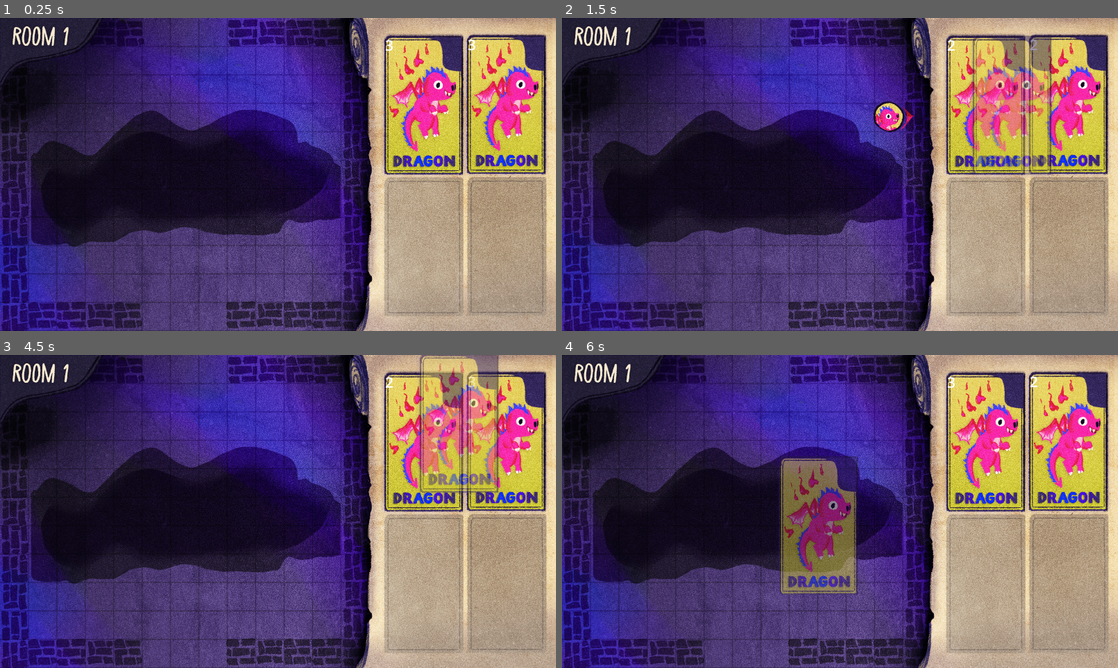
Above: before the commit, frames 1-4 (two rows, left to right).
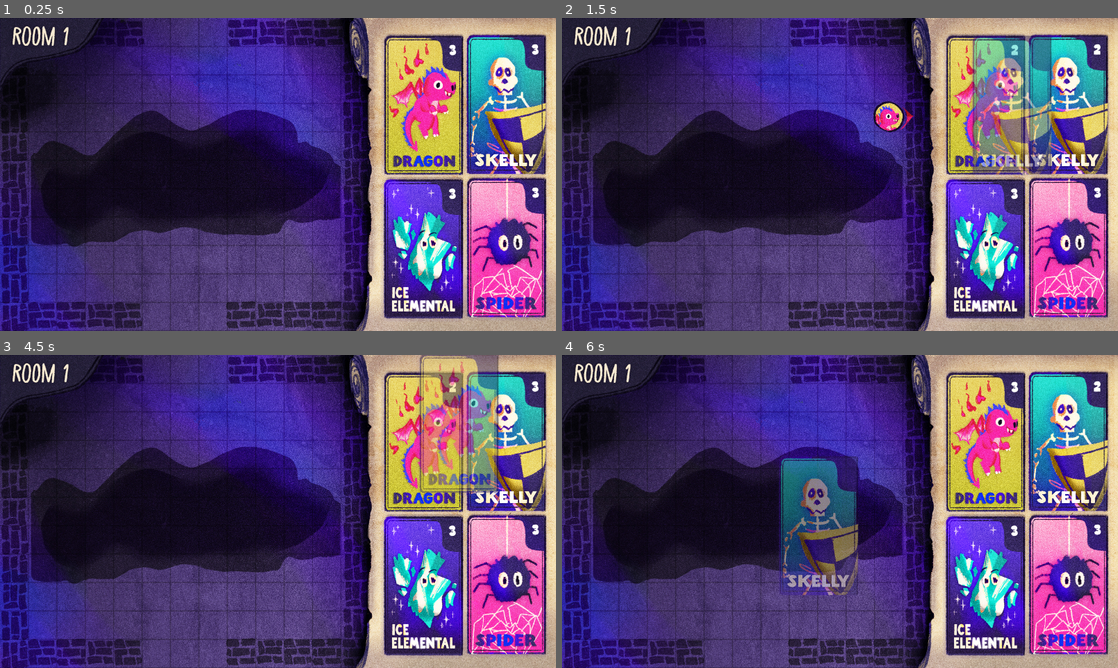
Above: after the commit, the same moments.

Repository: 20akshay00/LudumDare55
Game: Godot game, scene res://scenes/world.tscn
The game is run twice, just before and just after one commit, with the same random seed, the same clock (stepped at 60 frames per second) and the same inputs.
Inputs (mouse positions are in pixels of both pictures, inside the frame that each line leads up to):
- Up to frame 1 (0.25 s): no input
- Up to frame 2 (1.5 s): tap Enter at 0.5 s; drag from (984, 105) to (895, 105) at 0.52 s; tap Space at 1.25 s; drag from (1067, 105) to (895, 105) at 1.27 s
- Up to frame 3 (4.5 s): tap Enter at 2, 3.5 s; move the mouse to (328, 455) at 2.02 s; press the mouse at (328, 455) at 2.03 s; right-click (328, 455) at 2.3 s; release the mouse at (328, 455) at 2.75 s; tap Space at 2.75, 4.25 s; drag from (305, 511) to (505, 442) at 2.77 s; move the mouse to (194, 433) at 3.52 s; press the mouse at (194, 433) at 3.53 s; right-click (194, 433) at 3.8 s; release the mouse at (194, 433) at 4.25 s; drag from (400, 495) to (505, 442) at 4.27 s
- Up to frame 4 (6 s): move the mouse to (1090, 386) at 5.02 s; press the mouse at (1090, 386) at 5.03 s; right-click (1090, 386) at 5.3 s; release the mouse at (1090, 386) at 5.75 s; drag from (895, 442) to (728, 527) at 5.77 s

The runs differ from the first frame. In frame 1, 19% of the frame differs, in the area x 68-99%, y 5-97%; in frame 2, 23%; in frame 3, 19%; in frame 4, 24%, in the area x 39-99%, y 5-97%.

Commit message:
add font

Diff:
--- a/project.godot
+++ b/project.godot
@@ -24,6 +24,7 @@
 window/size/viewport_width=1920
 window/size/viewport_height=1080
 window/stretch/mode="viewport"
+mouse_cursor/custom_image="res://assets/art/cursor/default.png"
 
 [input]
 
--- a/scenes/arena.gd
+++ b/scenes/arena.gd
@@ -22,7 +22,6 @@
 		return false
 	return grid[tile]["can_place"] and (grid[tile]["object"] == null)
 
-
 func is_cell_out_of_bounds(tile: Vector2i) -> bool:
 	return not get_cell_tile_data(0, tile)
 
--- a/scenes/card_ui/card_ui.gd
+++ b/scenes/card_ui/card_ui.gd
@@ -12,6 +12,10 @@
 @export var creature_scene: PackedScene
 @export var slot: Control
 
+@onready var cursor_default = load("res://assets/art/cursor/default.png")
+@onready var cursor_grab = load("res://assets/art/cursor/grab.png")
+@onready var cursor_open = load("res://assets/art/cursor/open.png")
+
 func _ready() -> void:
 	state_machine.init(self)
 
@@ -22,9 +26,13 @@
 	state_machine.on_gui_input(event)
 
 func _on_mouse_entered() -> void:
+	Input.set_custom_mouse_cursor(cursor_open)
+	if Input.is_action_pressed("left_mouse"):
+		Input.set_custom_mouse_cursor(cursor_grab)
 	state_machine.on_mouse_entered()
 
 func _on_mouse_exited() -> void:
+	Input.set_custom_mouse_cursor(cursor_default)
 	state_machine.on_mouse_exited()
 
 func _on_drop_point_detector_body_entered(body: Node2D) -> void:
--- /dev/null
+++ b/scenes/summons/elemental.gd
@@ -0,0 +1,22 @@
+extends CharacterBody2D
+
+@export var summon_name: String = "elemental"
+@export var slot: Slot
+var direction := Vector2(1, 0)
+@onready var sprite := $Sprite2D
+@onready var arrow := $Arrow
+
+func _ready() -> void:
+	arrow.rotation = direction.angle() - PI/2
+
+func _on_area_2d_input_event(viewport: Node, event: InputEvent, shape_idx: int) -> void:
+	if event is InputEventMouseButton:
+			if event.is_action_pressed("left_mouse"):
+				direction = direction.rotated(PI/2)
+				arrow.rotation = direction.angle() - PI/2
+				#sprite.flip_v = (direction.x == -1)
+
+			elif event.is_action_pressed("right_mouse"):
+				Events.token_removed.emit(get_global_mouse_position())
+				slot.add_card()
+				queue_free()
--- /dev/null
+++ b/scenes/summons/elemental.tscn
@@ -0,0 +1,35 @@
+[gd_scene load_steps=6 format=3 uid="uid://xonftv2s7opb"]
+
+[ext_resource type="Script" path="res://scenes/summons/elemental.gd" id="1_1fg4k"]
+[ext_resource type="Texture2D" uid="uid://cquxpd4skmst5" path="res://assets/art/tokens/elemental.png" id="2_6mpay"]
+[ext_resource type="Texture2D" uid="uid://h1qv4c07lkm2" path="res://assets/art/tokens/arrow.png" id="3_5rnpx"]
+
+[sub_resource type="CircleShape2D" id="CircleShape2D_cv58r"]
+resource_local_to_scene = true
+radius = 51.0392
+
+[sub_resource type="CircleShape2D" id="CircleShape2D_emt5m"]
+radius = 53.0094
+
+[node name="Elemental" type="CharacterBody2D"]
+script = ExtResource("1_1fg4k")
+
+[node name="Sprite2D" type="Sprite2D" parent="."]
+texture = ExtResource("2_6mpay")
+
+[node name="CollisionShape2D" type="CollisionShape2D" parent="."]
+shape = SubResource("CircleShape2D_cv58r")
+
+[node name="Area2D" type="Area2D" parent="."]
+
+[node name="CollisionShape2D" type="CollisionShape2D" parent="Area2D"]
+shape = SubResource("CircleShape2D_emt5m")
+
+[node name="Arrow" type="Node2D" parent="."]
+rotation = -1.5708
+
+[node name="ArrowSprite" type="Sprite2D" parent="Arrow"]
+position = Vector2(2, 89)
+texture = ExtResource("3_5rnpx")
+
+[connection signal="input_event" from="Area2D" to="." method="_on_area_2d_input_event"]
--- /dev/null
+++ b/scenes/summons/skeleton.gd
@@ -0,0 +1,22 @@
+extends CharacterBody2D
+
+@export var summon_name: String = "skeleton"
+@export var slot: Slot
+var direction := Vector2(1, 0)
+@onready var sprite := $Sprite2D
+@onready var arrow := $Arrow
+
+func _ready() -> void:
+	arrow.rotation = direction.angle() - PI/2
+
+func _on_area_2d_input_event(viewport: Node, event: InputEvent, shape_idx: int) -> void:
+	if event is InputEventMouseButton:
+			if event.is_action_pressed("left_mouse"):
+				direction = direction.rotated(PI/2)
+				arrow.rotation = direction.angle() - PI/2
+				#sprite.flip_v = (direction.x == -1)
+
+			elif event.is_action_pressed("right_mouse"):
+				Events.token_removed.emit(get_global_mouse_position())
+				slot.add_card()
+				queue_free()
--- /dev/null
+++ b/scenes/summons/skeleton.tscn
@@ -0,0 +1,35 @@
+[gd_scene load_steps=6 format=3 uid="uid://hbaj6dbfqb4"]
+
+[ext_resource type="Script" path="res://scenes/summons/skeleton.gd" id="1_sdqxa"]
+[ext_resource type="Texture2D" uid="uid://u8f50egqug2r" path="res://assets/art/tokens/skeleton.png" id="2_5matv"]
+[ext_resource type="Texture2D" uid="uid://h1qv4c07lkm2" path="res://assets/art/tokens/arrow.png" id="3_0xav5"]
+
+[sub_resource type="CircleShape2D" id="CircleShape2D_cv58r"]
+resource_local_to_scene = true
+radius = 51.0392
+
+[sub_resource type="CircleShape2D" id="CircleShape2D_emt5m"]
+radius = 53.0094
+
+[node name="Skeleton" type="CharacterBody2D"]
+script = ExtResource("1_sdqxa")
+
+[node name="Sprite2D" type="Sprite2D" parent="."]
+texture = ExtResource("2_5matv")
+
+[node name="CollisionShape2D" type="CollisionShape2D" parent="."]
+shape = SubResource("CircleShape2D_cv58r")
+
+[node name="Area2D" type="Area2D" parent="."]
+
+[node name="CollisionShape2D" type="CollisionShape2D" parent="Area2D"]
+shape = SubResource("CircleShape2D_emt5m")
+
+[node name="Arrow" type="Node2D" parent="."]
+rotation = -1.5708
+
+[node name="ArrowSprite" type="Sprite2D" parent="Arrow"]
+position = Vector2(2, 89)
+texture = ExtResource("3_0xav5")
+
+[connection signal="input_event" from="Area2D" to="." method="_on_area_2d_input_event"]
--- /dev/null
+++ b/scenes/summons/spider.gd
@@ -0,0 +1,22 @@
+extends CharacterBody2D
+
+@export var summon_name: String = "spider"
+@export var slot: Slot
+var direction := Vector2(1, 0)
+@onready var sprite := $Sprite2D
+@onready var arrow := $Arrow
+
+func _ready() -> void:
+	arrow.rotation = direction.angle() - PI/2
+
+func _on_area_2d_input_event(viewport: Node, event: InputEvent, shape_idx: int) -> void:
+	if event is InputEventMouseButton:
+			if event.is_action_pressed("left_mouse"):
+				direction = direction.rotated(PI/2)
+				arrow.rotation = direction.angle() - PI/2
+				#sprite.flip_v = (direction.x == -1)
+
+			elif event.is_action_pressed("right_mouse"):
+				Events.token_removed.emit(get_global_mouse_position())
+				slot.add_card()
+				queue_free()
--- /dev/null
+++ b/scenes/summons/spider.tscn
@@ -0,0 +1,35 @@
+[gd_scene load_steps=6 format=3 uid="uid://cc5y5ahjwltkl"]
+
+[ext_resource type="Script" path="res://scenes/summons/spider.gd" id="1_418l8"]
+[ext_resource type="Texture2D" uid="uid://b3d2hwfxk228a" path="res://assets/art/tokens/spider.png" id="2_0ifp5"]
+[ext_resource type="Texture2D" uid="uid://h1qv4c07lkm2" path="res://assets/art/tokens/arrow.png" id="3_vclak"]
+
+[sub_resource type="CircleShape2D" id="CircleShape2D_cv58r"]
+resource_local_to_scene = true
+radius = 51.0392
+
+[sub_resource type="CircleShape2D" id="CircleShape2D_emt5m"]
+radius = 53.0094
+
+[node name="Spider" type="CharacterBody2D"]
+script = ExtResource("1_418l8")
+
+[node name="Sprite2D" type="Sprite2D" parent="."]
+texture = ExtResource("2_0ifp5")
+
+[node name="CollisionShape2D" type="CollisionShape2D" parent="."]
+shape = SubResource("CircleShape2D_cv58r")
+
+[node name="Area2D" type="Area2D" parent="."]
+
+[node name="CollisionShape2D" type="CollisionShape2D" parent="Area2D"]
+shape = SubResource("CircleShape2D_emt5m")
+
+[node name="Arrow" type="Node2D" parent="."]
+rotation = -1.5708
+
+[node name="ArrowSprite" type="Sprite2D" parent="Arrow"]
+position = Vector2(2, 89)
+texture = ExtResource("3_vclak")
+
+[connection signal="input_event" from="Area2D" to="." method="_on_area_2d_input_event"]
--- a/scenes/ui/slot.gd
+++ b/scenes/ui/slot.gd
@@ -17,9 +17,10 @@
 func _ready() -> void:
 	card_scene = preload("res://scenes/card_ui/card_ui.tscn")
 	label.text = str(quantity)
+	label.add_theme_font_override("font", load("res://assets/art/fonts/baddie.otf"))
 	label.add_theme_font_size_override("font_size", 50)
 	#label.add_theme_color_override("font_color", "#000000")
-	label.position = Vector2(0, 0)
+	label.position = Vector2(220, 30)
 
 	if quantity > 0: update()
 
--- a/scenes/ui/slot.tscn
+++ b/scenes/ui/slot.tscn
@@ -1,6 +1,7 @@
-[gd_scene load_steps=2 format=3 uid="uid://um0iugdbx8gh"]
+[gd_scene load_steps=3 format=3 uid="uid://um0iugdbx8gh"]
 
 [ext_resource type="Script" path="res://scenes/ui/slot.gd" id="1_bk785"]
+[ext_resource type="PackedScene" uid="uid://qyfifg1ffgtp" path="res://scenes/card_ui/card_ui.tscn" id="2_fdah2"]
 
 [node name="Slot" type="Control"]
 layout_mode = 3
@@ -8,6 +9,7 @@
 offset_right = 40.0
 offset_bottom = 40.0
 script = ExtResource("1_bk785")
+card_scene = ExtResource("2_fdah2")
 
 [node name="QuantityLabel" type="Label" parent="."]
 layout_mode = 0
--- a/scenes/world.tscn
+++ b/scenes/world.tscn
@@ -71,9 +71,9 @@
 offset_right = -41.0
 offset_bottom = -550.0
 grow_horizontal = 2
+summon_name = "skeleton"
 
 [node name="Slot3" parent="BattleUI" instance=ExtResource("7_f38oc")]
-visible = false
 anchors_preset = -1
 anchor_left = 0.667
 anchor_right = 1.0
@@ -83,9 +83,9 @@
 offset_right = -328.0
 offset_bottom = -56.0
 grow_horizontal = 2
+summon_name = "elemental"
 
 [node name="Slot4" parent="BattleUI" instance=ExtResource("7_f38oc")]
-visible = false
 anchors_preset = -1
 anchor_left = 0.662
 anchor_right = 1.0
@@ -96,3 +96,4 @@
 offset_bottom = -59.0
 grow_horizontal = 2
 grow_vertical = 2
+summon_name = "spider"
Binary file added: assets/art/cursor/default.png
Not shown, added: assets/art/cursor/default.png.import
Binary file added: assets/art/cursor/grab.png
Not shown, added: assets/art/cursor/grab.png.import
Binary file added: assets/art/cursor/open.png
Not shown, added: assets/art/cursor/open.png.import
Binary file added: assets/art/fonts/baddie.otf
Not shown, added: assets/art/fonts/baddie.otf.import
